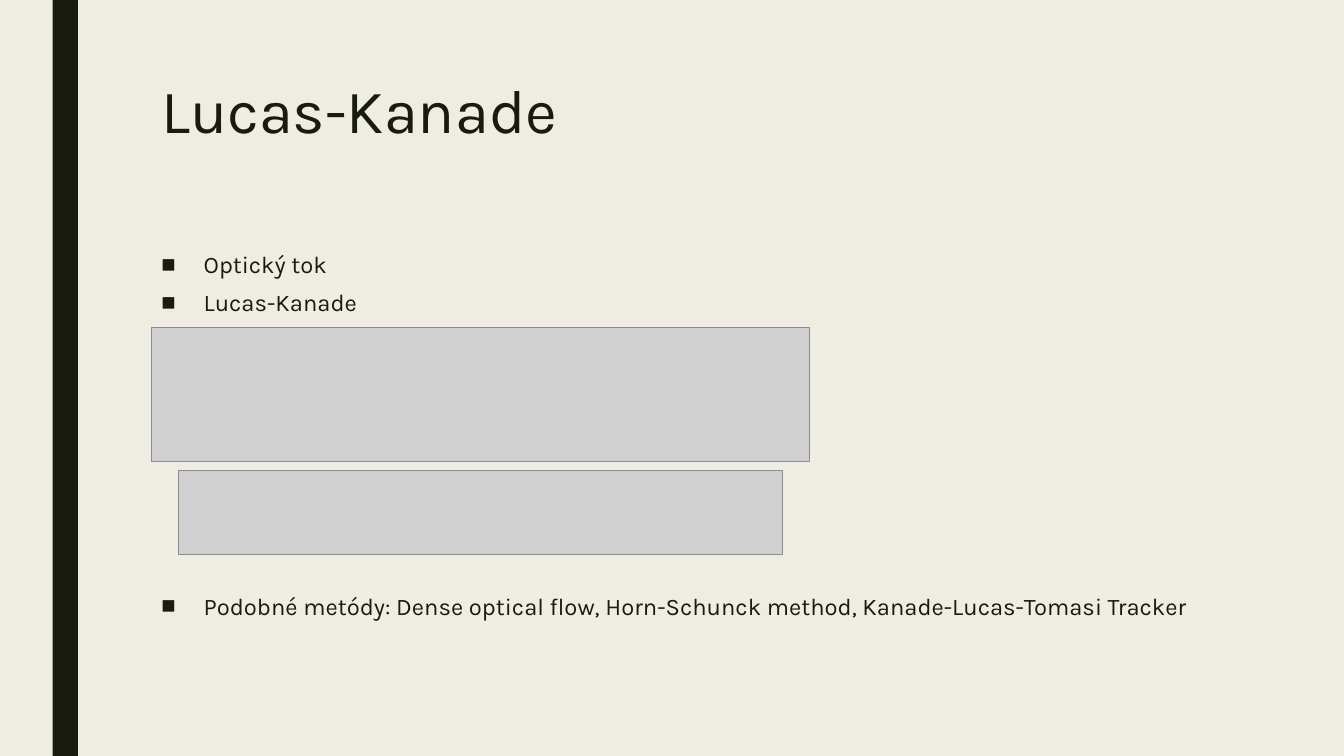
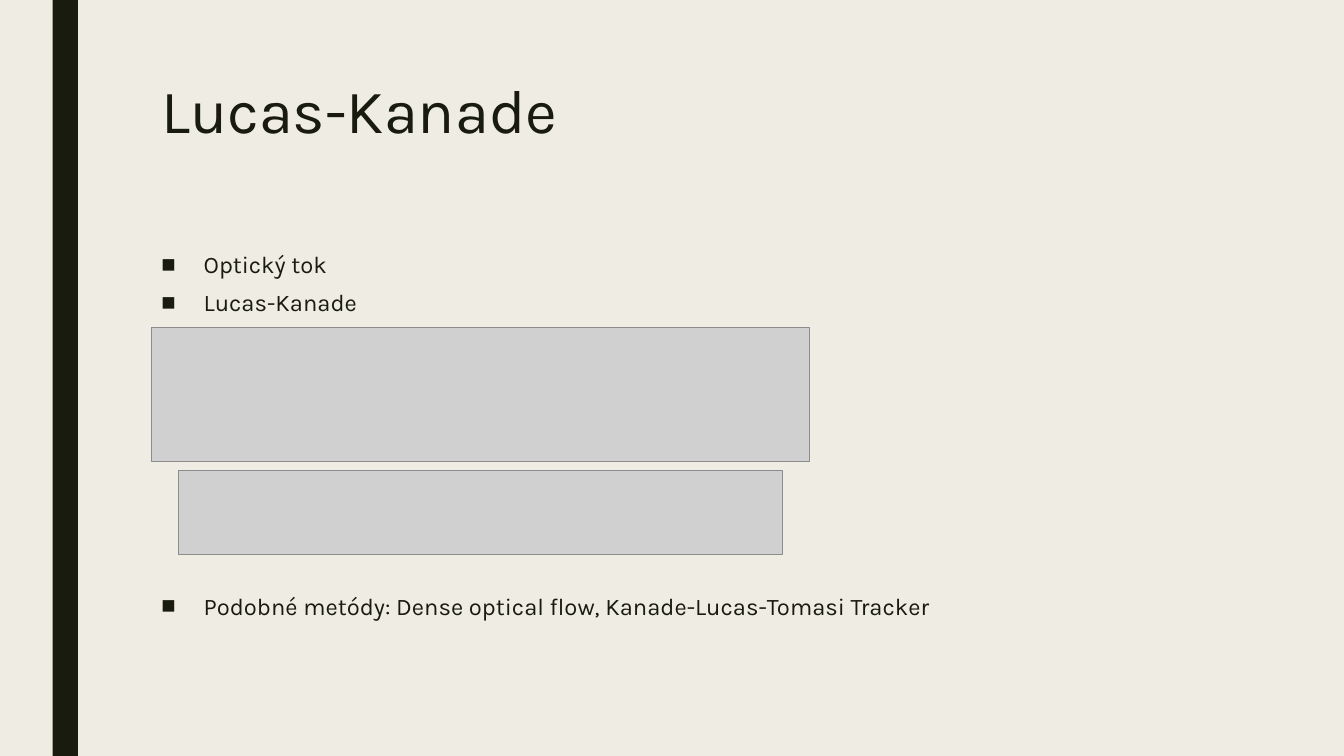
Before and after one commit to Leon13-MB/PocitacoveVidenie, a slide deck: slide 2 of Počítačové Videnie.pptx. Drawn at 1344x756 pixels with LibreOffice and Linux fonts; fonts in the diff are those of the drawing; grey boxes stand for pictures. Boxes give left, top, right and bottom in pixels: in the first picture for what was removed or moved away, otherwise in the second. Text is boxed around its words. In the diff, an @@ line names an element or a change of style, - is before the commit and + after.

```diff
--- a/Počítačové Videnie.pptx
+++ b/Počítačové Videnie.pptx
@@ text at (204,597,929,621): text changed @@
-■ Podobné metódy: Dense optical flow, Horn-Schunck method, Kanade-Lucas-Tomasi Tracker
+■ Podobné metódy: Dense optical flow, Kanade-Lucas-Tomasi Tracker
```
